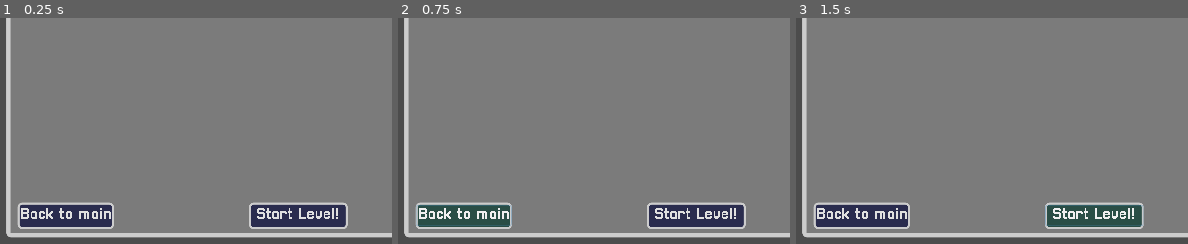
Above: before the commit, frames 1-3 (left to right).
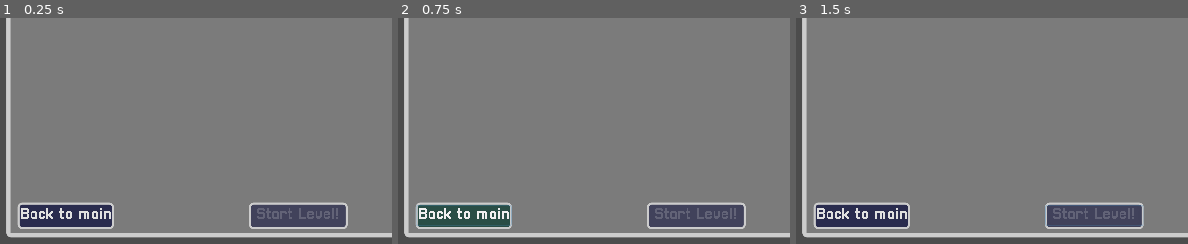
Above: after the commit, the same moments.

Repository: pastra98/DriveMeInsane
Game: Godot game, scene res://gui/before_level/BeforeLevel.tscn
Two runs of this game, one before a commit and one after it. Both use one fixed random seed, a clock stepped at 60 frames per second and the inputs below. This scene is started directly instead of the project's main scene. Sound files missing from this copy of the repository are replaced by a short silence.
Inputs (mouse positions are % of the whole screen's width and height, from its top left):
- Up to frame 1 (0.25 s): no input
- Up to frame 2 (0.75 s): click "Back to main" at 0.5 s
- Up to frame 3 (1.5 s): click (38, 94) at 1.25 s, where only the run before the commit has a clickable "Start Level!"
The pictures show only the part of the screen within x 0-50%, y 50-100%; the shares and areas given below are measured in that part.

The runs differ from the first frame. In frame 1, 0.4% of the frame differs, in the area x 65-87%, y 84-89%; in frame 2, 0.4%; in frame 3, 0.4%.
Error in both runs: Invalid get index 'unlocked_passengers' (on base: 'null instance'). (res://gui/gui_manager.gd:4)

Commit message:
disable start level until at least one passenger

Diff:
--- a/src/gui/before_level/passenger_picker/PassengerPicker.tscn
+++ b/src/gui/before_level/passenger_picker/PassengerPicker.tscn
@@ -120,6 +120,7 @@
 margin_right = 469.0
 margin_bottom = 30.0
 rect_min_size = Vector2( 140, 24 )
+disabled = true
 shortcut_in_tooltip = false
 shortcut = SubResource( 2 )
 text = "Start Level!"
--- a/src/gui/before_level/passenger_picker/passenger_picker.gd
+++ b/src/gui/before_level/passenger_picker/passenger_picker.gd
@@ -11,9 +11,6 @@
 var n_seated = 0
 # TODO: find a cleaner solution, I just can't be assed now
 var seat_config = {"CarSeat1": null, "CarSeat2": null, "CarSeat3": null, "CarSeat4": null}
-
-func _ready():
-    pass
 
 
 func add_passenger_cards(passenger_instances: Array):
@@ -32,8 +29,9 @@
 
 
 func seat_passenger(passenger_ref: Passenger):
+    MusicPlayer.button_sound()
+    $"Panel/MarginContainer/VBoxContainer/HBoxContainer2/StartLevel".disabled = false
     # update texture button
-    # TODO: fix n_seated for removing passengers, it is still broken
     n_seated = 0
     for seat_name in seat_config:
         n_seated += 1
@@ -47,6 +45,11 @@
 
 
 func unseat_passenger(passenger_ref: Passenger, seat_name: String):
+    # TODO: fix n_seated for removing passengers, it is still broken
+    n_seated -= 1
+    if n_seated == 0:
+        $"Panel/MarginContainer/VBoxContainer/HBoxContainer2/StartLevel".disabled = true
+    MusicPlayer.button_sound()
     seat_config[seat_name] = null
     picklist.get_node(passenger_ref.name + "Card").show()
     emit_signal("free_seats_available")
@@ -54,8 +57,10 @@
 
 func _on_StartLevel_button_down():
     # TODO: can do some checks on how many people need to be seated for lvl, grey out button before
+    MusicPlayer.button_sound()
     emit_signal("level_started")
 
 
 func _on_BackToMain_button_down():
+    MusicPlayer.button_sound()
     GuiManager.show_main_menu()
